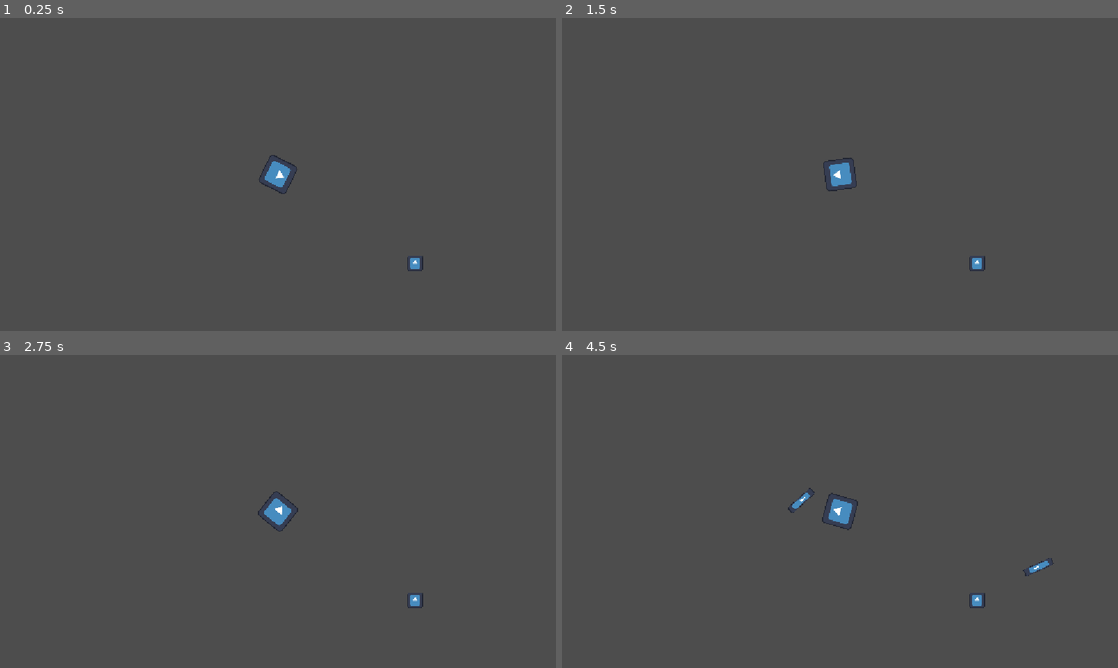
Above: before the commit, frames 1-4 (two rows, left to right).
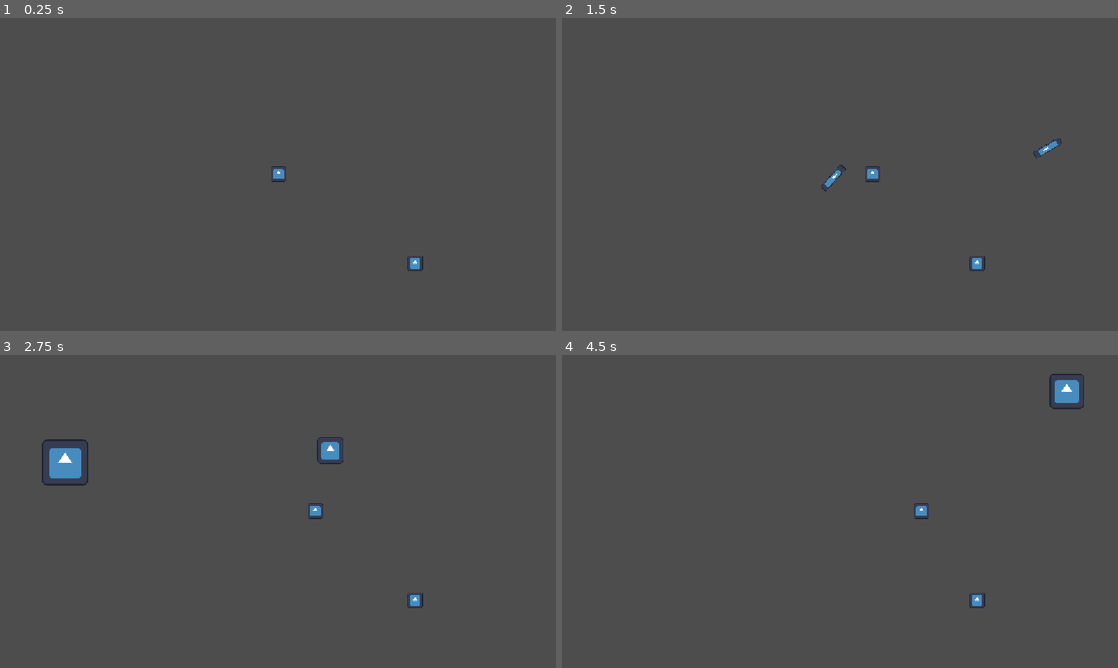
Above: after the commit, the same moments.

Repository: williamorriss/GMTK2026
Game: Godot game, scene res://abilities/playground.tscn
The game is run twice, just before and just after one commit, with the same random seed, the same clock (stepped at 60 frames per second) and the same inputs. The engine's default icon, where the game draws it, is replaced by a stand-in: a white triangle on a blue panel in a dark square.
Inputs (mouse positions are in pixels of both pictures, inside the frame that each line leads up to):
- Up to frame 1 (0.25 s): no input
- Up to frame 2 (1.5 s): tap Enter (ui_accept) at 0.5, 0.77 s; move the mouse to (962, 158) at 0.52 s; hold D (RIGHT) from 0.53 s (still down); click (962, 158) at 0.6 s; tap 1 (MAGIC_1) at 0.8, 1.35 s; move the mouse to (728, 190) at 1.27 s
- Up to frame 3 (2.75 s): tap Enter (ui_accept) at 1.52 s; tap 2 (MAGIC_2) at 1.55, 2.1 s; move the mouse to (333, 442) at 2.02 s; release D (RIGHT) at 2.03 s; hold A (LEFT) from 2.03 s (still down); tap 3 (MAGIC_3) at 2.3 s
- Up to frame 4 (4.5 s): move the mouse to (812, 574) at 2.77 s; release A (LEFT) at 2.78 s; hold D (RIGHT) 2.78-4.28 s; tap 3 (MAGIC_3) at 2.85 s; tap Enter (ui_accept) at 3.02, 3.77 s; tap 4 (MAGIC_4) at 3.05, 3.6 s; move the mouse to (1006, 558) at 3.52 s; tap E at 3.8, 4.35 s; move the mouse to (673, 464) at 4.27 s; hold A (LEFT) from 4.28 s (still down)

The runs differ from the first frame. In frame 1, 0.3% of the frame differs, in the area x 46-54%, y 43-57%; in frame 2, 0.5%; in frame 3, 1.4%, in the area x 7-62%, y 26-57%; in frame 4, 1.0%.

Commit message:
Refactor: main refactoring

Diff:
--- a/gmtk-2026/abilities/conjure_weapon/conjure_weapon.gd
+++ b/gmtk-2026/abilities/conjure_weapon/conjure_weapon.gd
@@ -16,6 +16,10 @@
 	_player = player
 	_weapon_data = weapon_data
 	_ability_data = preload("res://abilities/conjure_weapon/conjure_data.tres")
+
+func process(_delta: float) -> void:
+	if Input.is_action_just_pressed("ATTACK") and _can_attack:
+		_attack()
 
 func _attack() -> void:
 	_can_attack = false
--- a/gmtk-2026/abilities/playground.tscn
+++ b/gmtk-2026/abilities/playground.tscn
@@ -1,23 +1,7 @@
 [gd_scene format=3 uid="uid://cf7pkprq1d773"]
 
 [ext_resource type="Texture2D" uid="uid://dhcwybhoxgwhe" path="res://icon.svg" id="1_k4xrk"]
-
-[sub_resource type="GDScript" id="GDScript_k4xrk"]
-script/source = "extends Node2D
-
-var _test_ability: Ability
-
-func _ready() -> void:
-	_test_ability = ConjureWeapon.new(self, preload(\"res://abilities/conjure_weapon/weapons_data/sword.tres\"))
-
-func _process(delta: float) -> void:
-	rotation = (get_global_mouse_position() - global_position).angle() + deg_to_rad(90)
-	_test_ability.process(delta)
-
-func _input(event: InputEvent) -> void:
-	if event is InputEventKey and event.pressed and not event.echo and event.keycode == KEY_E:
-		_test_ability.activate_ability()
-"
+[ext_resource type="PackedScene" uid="uid://ciyk3l7p2kfjx" path="res://player/player.tscn" id="2_sln71"]
 
 [sub_resource type="SegmentShape2D" id="SegmentShape2D_ln4xa"]
 a = Vector2(2.999878, -2237)
@@ -41,11 +25,6 @@
 
 [node name="Camera2D" type="Camera2D" parent="." unique_id=2142181668]
 zoom = Vector2(0.25, 0.25)
-
-[node name="Player" type="Sprite2D" parent="." unique_id=78335692]
-scale = Vector2(2, 2)
-texture = ExtResource("1_k4xrk")
-script = SubResource("GDScript_k4xrk")
 
 [node name="StaticBody2D" type="StaticBody2D" parent="." unique_id=297826922]
 position = Vector2(2087, 22)
@@ -78,3 +57,6 @@
 position = Vector2(1136, 735)
 texture = ExtResource("1_k4xrk")
 script = SubResource("GDScript_ln4xa")
+
+[node name="CharacterBody2D" parent="." unique_id=133342377 instance=ExtResource("2_sln71")]
+position = Vector2(4, -4)
--- /dev/null
+++ b/gmtk-2026/player/ability_user.gd
@@ -0,0 +1,53 @@
+class_name AbilityUser
+extends Node2D
+
+@export var player: Player
+
+var weapon: Ability = null
+var spells: Array[Ability] = [null, null, null, null] # 4 entries always
+
+#test
+func _ready() -> void:
+	var first_spell: Ability = ConjureWeapon.new(player, preload("res://abilities/conjure_weapon/weapons_data/sword.tres"))
+	add_ability(0, first_spell)
+	var second: Ability = ChromaticOrb.new(player)
+	add_ability(1, second)
+
+func add_ability(pos: int, ability: Ability) -> void:
+	spells[pos] = ability
+
+func swap_ability(pos1: int, pos2: int) -> void:
+	var temp: Ability = spells[pos1]
+	spells[pos1] = spells[pos2]
+	spells[pos2] = temp
+
+func _process(delta: float) -> void:
+	_use_ability()
+	_process_ability(delta)
+
+func _use_ability() -> void:
+	if Input.is_action_just_pressed("ATTACK") and false: # for now melee is within conjure spell could change later
+		if weapon:
+			weapon.activate_ability()
+
+	if Input.is_action_just_pressed("MAGIC_1"):
+		print(spells[0])
+		if spells[0]:
+			spells[0].activate_ability()
+
+	if Input.is_action_just_pressed("MAGIC_2"):
+		if spells[1]:
+			spells[1].activate_ability()
+
+	if Input.is_action_just_pressed("MAGIC_3"):
+		if spells[2]:
+			spells[2].activate_ability()
+
+	if Input.is_action_just_pressed("MAGIC_4"):
+		if spells[3]:
+			spells[3].activate_ability()
+
+func _process_ability(delta: float) -> void:
+	for spell: Ability in spells:
+		if spell:
+			spell.process(delta)
--- a/gmtk-2026/player/player.gd
+++ b/gmtk-2026/player/player.gd
@@ -1,19 +1,20 @@
+class_name Player
 extends CharacterBody2D
 
+@export_group("Health")
 @export var max_health: float = 100.0
 
+@export_group("Movement")
 @export var speed: float = 300.0
 @export var acceleration: float = 2000.0
 @export var friction: float = 2000.0
 
+@export_group("Dashing")
 @export var dash_speed: float = 900.0
 @export var dash_duration: float = 0.15
 @export var dash_cooldown: float = 0.6
 
 @onready var health_component: Health = Health.new(max_health)
-
-var weapon: Ability = null
-var spells: Array[Ability] = [null, null, null, null] # 4 entries always
 
 var _dashing: bool = false
 var _dash_timer: float = 0.0
@@ -21,34 +22,11 @@
 var _dash_direction: Vector2 = Vector2.ZERO
 
 func _physics_process(delta: float) -> void:
-	attack()
 	move(delta)
 
 
-func attack() -> void:
-	if Input.is_action_just_pressed("ATTACK"):
-		if weapon:
-			weapon.activate_ability()
-
-	if Input.is_action_just_pressed("MAGIC_1"):
-		if spells[0]:
-			spells[0].activate_ability()
-
-	if Input.is_action_just_pressed("MAGIC_2"):
-		if spells[1]:
-			spells[1].activate_ability()
-
-	if Input.is_action_just_pressed("MAGIC_3"):
-		if spells[2]:
-			spells[2].activate_ability()
-
-	if Input.is_action_just_pressed("MAGIC_4"):
-		if spells[3]:
-			spells[3].activate_ability()
-
-
 func move(delta: float) -> void:
-	var input_dir := Vector2(
+	var input_dir: Vector2 = Vector2(
 		Input.get_axis("LEFT", "RIGHT"),
 		Input.get_axis("UP", "DOWN")
 	).normalized()
@@ -68,7 +46,7 @@
 		if _dash_timer <= 0.0:
 			_dashing = false
 	else:
-		var target_velocity := input_dir * speed
+		var target_velocity: Vector2 = input_dir * speed
 
 		if input_dir != Vector2.ZERO:
 			velocity = velocity.move_toward(target_velocity, acceleration * delta)
--- a/gmtk-2026/player/player.tscn
+++ b/gmtk-2026/player/player.tscn
@@ -1,7 +1,8 @@
 [gd_scene format=3 uid="uid://ciyk3l7p2kfjx"]
 
-[ext_resource type="Script" uid="uid://daqpsqwd2dl2e" path="res://player.gd" id="1_4flbx"]
+[ext_resource type="Script" uid="uid://fr0yinnattdn" path="res://player/player.gd" id="1_4flbx"]
 [ext_resource type="Texture2D" uid="uid://dhcwybhoxgwhe" path="res://icon.svg" id="2_onrkg"]
+[ext_resource type="Script" uid="uid://lycjpc02pyfa" path="res://player/ability_user.gd" id="3_g1dw6"]
 
 [sub_resource type="CircleShape2D" id="CircleShape2D_tmfgs"]
 
@@ -13,3 +14,7 @@
 
 [node name="Sprite2D" type="Sprite2D" parent="." unique_id=1370794813]
 texture = ExtResource("2_onrkg")
+
+[node name="AbilityUser" type="Node2D" parent="." unique_id=1044070561 node_paths=PackedStringArray("player")]
+script = ExtResource("3_g1dw6")
+player = NodePath("..")
Not shown, added: gmtk-2026/player/ability_user.gd.uid
